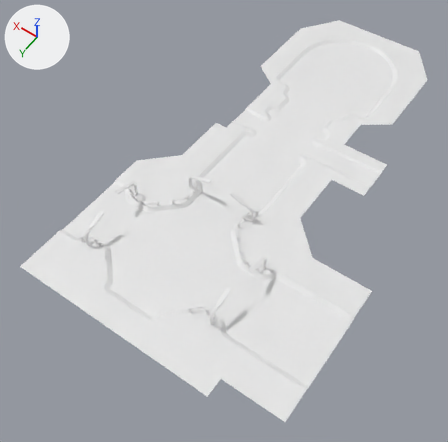
The Blender file sys/street/street.blend, before and after one commit.
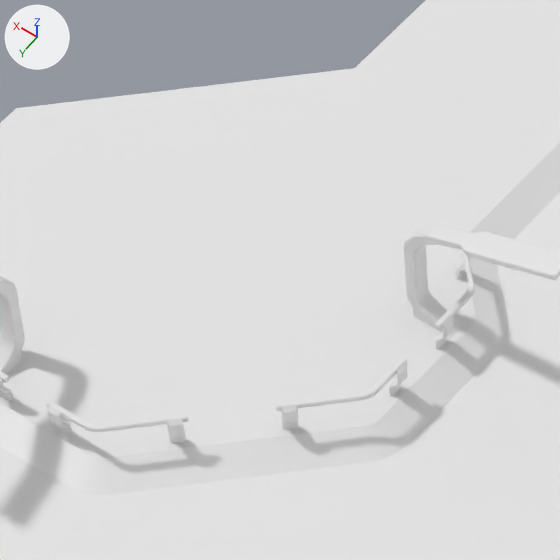
The first picture shows the older version from a camera (50 mm lens) standing at (-43.8, 71.8, 90.5) and looking at (-0.3, 11.0, -5.2). The close-ups show both versions on the part from 30% to 47% of the width and 33% to 50% of the height of that picture; other places that the commit changed are outside them. Lighting does not change. The marker at upper left points along +X, +Y and +Z. Materials are left out; every surface is plain grey.

The scene before the commit, as lines of its bpy script (objects in view):
```python
me_street_axe = bpy.data.meshes.new('street axe')
me_street_axe.from_pydata(...)  # 14 vertices, 6 faces; spans x -9.0..9.0, y -7.6..0.0, z 0.0..0.3
# faces by material slot: [4, 2]
me_street_axe.materials.append(mat_street_axe)
me_street_axe.materials.append(mat_street_axe_floor)
me_street_cross_junction = bpy.data.meshes.new('street cross junction')
me_street_cross_junction.from_pydata(...)  # 4422 vertices, 1646 faces; spans x -13.2..13.2, y -4.9..8.3, z -0.1..3.3
me_street_cross_junction.polygons.foreach_set('use_smooth', [True] * 1646)
# faces by material slot: [48, 2, 1264, 332]
me_street_cross_junction.materials.append(mat_street_junction)
me_street_cross_junction.materials.append(mat_street_junction_floor)
me_street_cross_junction.materials.append(mat_street_edges)
me_street_cross_junction.materials.append(mat_street_lamps)
ob_street_axe = bpy.data.objects.new('street axe', me_street_axe)
ob_street_axe.location = (0.0, 5.65, -0.19)
ob_street_axe.scale = (1.54, 1.54, 1.54)
ob_street_cross_junction = bpy.data.objects.new('street cross junction', me_street_cross_junction)
ob_street_cross_junction.location = (0.0, 13.16, 0.0)
ob_street_cross_junction.scale = (1.54, 1.54, 1.54)
```
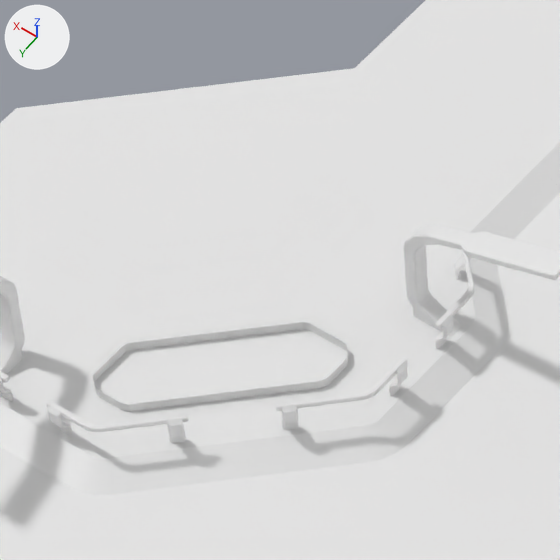
Where the change shows, as pixel boxes (x1, y1, x2, y2) in the close-ups (560 x 560 px):
part 1 of me_street_cross_junction, added
    after: (2, 159, 524, 442)

The change in detail:
me_street_cross_junction is used by ob_street_cross_junction; location (0.0, 13.16, 0.0); scale (1.54, 1.54, 1.54).
me_street_cross_junction had 4422 vertices, 1646 faces and spanned x -13.2..13.2, y -4.9..8.3, z -0.1..3.3.
me_street_cross_junction now has 5066 vertices, 1918 faces and spans x -13.2..13.2, y -4.9..8.3, z -0.1..3.3.
me_street_cross_junction part 1: 314 vertices added at x 4.1..13.2, y -4.9..4.2, z 0.2..0.3.
